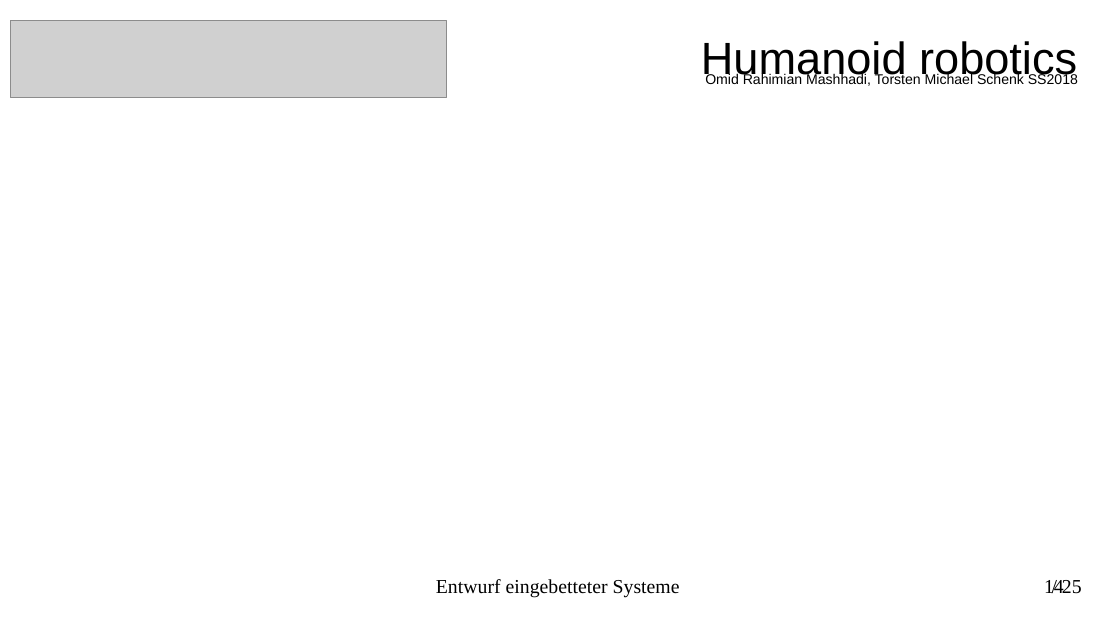
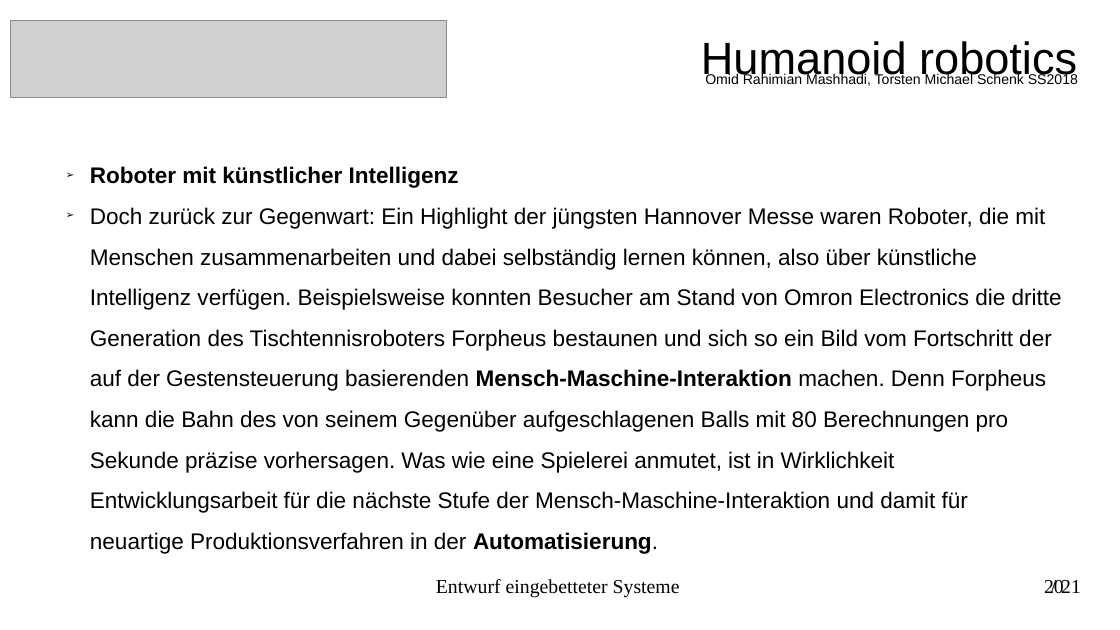
Before and after one commit to torstenschenk/beuth-avatar-ss2018, a slide deck: slide 20 of Presentation/HumanoideRobotic.odp (slide 14 before the commit). Drawn at 1120x630 pixels with LibreOffice and Linux fonts; fonts in the diff are those of the drawing; grey boxes stand for pictures. Boxes give left, top, right and bottom in pixels: in the first picture for what was removed or moved away, otherwise in the second. Text is boxed around its words. In the diff, an @@ line names an element or a change of style, - is before the commit and + after.

```diff
--- a/Presentation/HumanoideRobotic.odp
+++ b/Presentation/HumanoideRobotic.odp
@@ text added at (90,166,1062,513), 16 pt, text #000000 @@
+➢ Roboter mit künstlicher Intelligenz
+➢ Doch zurück zur Gegenwart: Ein Highlight der jüngsten Hannover Messe waren Roboter, die mit Menschen zusammenarbeiten und dabei selbständig lernen können, also über künstliche Intelligenz verfügen. Beispielsweise konnten Besucher am Stand von Omron Electronics die dritte Generation des Tischtennisroboters Forpheus bestaunen und sich so ein Bild vom Fortschritt der auf der Gestensteuerung basierenden Mensch-Maschine-Interaktion machen. Denn Forpheus kann die Bahn des von seinem Gegenüber aufgeschlagenen Balls mit 80 Berechnungen pro Sekunde präzise vorhersagen. Was wie eine Spielerei anmutet, ist in Wirklichkeit Entwicklungsarbeit für die nächste Stufe der Mensch-Maschine-Interaktion und damit für neuartige Produktionsverfahren in der Automatisierung.
@@ page number at (1044,580,1064,594): text changed @@
-14
+20
@@ text added at (1061,580,1081,593), 14 pt, text #000000 @@
+/ 21
@@ text removed at (1062,580,1082,594) @@
-/ 25
```
Also in this commit, not shown: 19 other slides changed, 4 slides removed, 8 other files.
